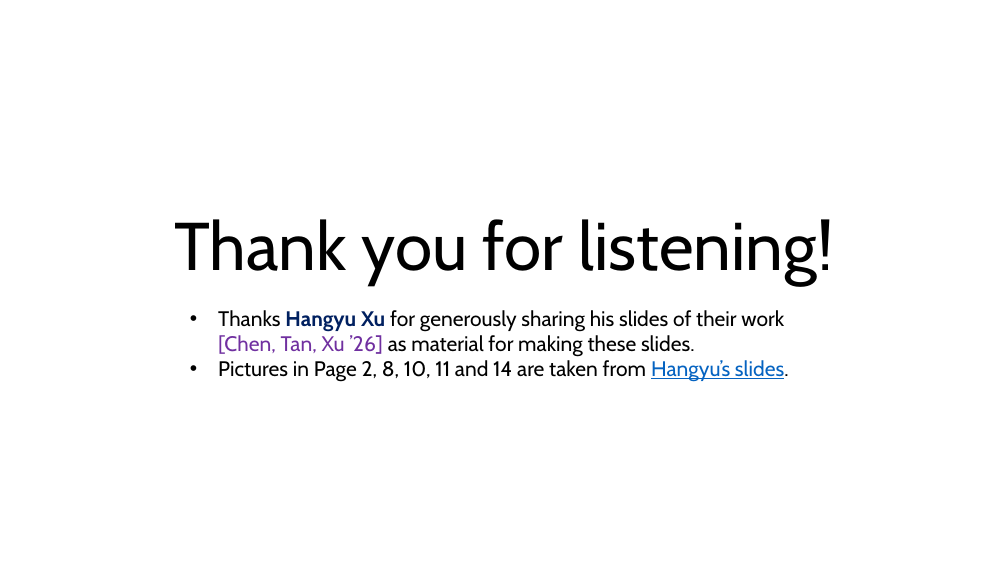
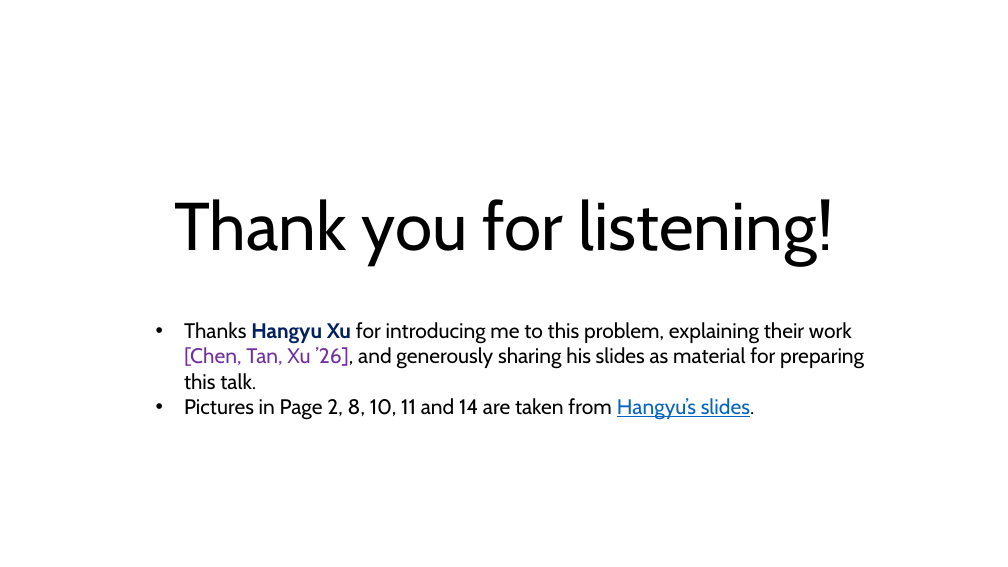
Before and after one commit to Peanut-Tang/Peanut-Tang.github.io, a slide deck: slide 38 of documents/Tree_Cover_Zp/Tree_Cover_Zp_slides.pptx. Drawn at 1008x567 pixels with LibreOffice and Linux fonts; fonts in the diff are those of the drawing. Boxes give left, top, right and bottom in pixels: in the first picture for what was removed or moved away, otherwise in the second. Text is boxed around its words. In the diff, an @@ line names an element or a change of style, - is before the commit and + after.

```diff
--- a/documents/Tree_Cover_Zp/Tree_Cover_Zp_slides.pptx
+++ b/documents/Tree_Cover_Zp/Tree_Cover_Zp_slides.pptx
@@ text "Thank you for listening!" moved from (x1=174, y1=219, x2=834, y2=285) to (x1=174, y1=199, x2=834, y2=265) @@
@@ text "Thanks Hangyu Xu for introducing ..." moved from (x1=218, y1=310, x2=789, y2=382) to (x1=184, y1=322, x2=864, y2=420) @@
@@ text at (x1=184, y1=322, x2=864, y2=390): text changed @@
-• Thanks Hangyu Xu for generously sharing his slides of their work [Chen, Tan, Xu ’26] as material for making these slides.
+• Thanks Hangyu Xu for introducing me to this problem, explaining their work [Chen, Tan, Xu ’26], and generously sharing his slides as material for preparing this talk.
```
Also in this commit, not shown: 1 other slide changed, 2 other files.
